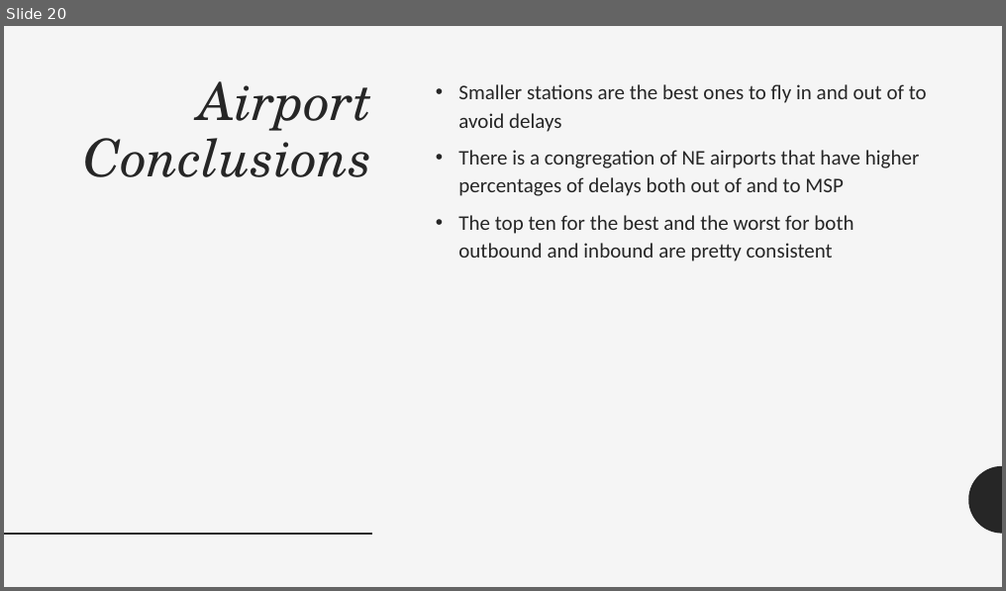
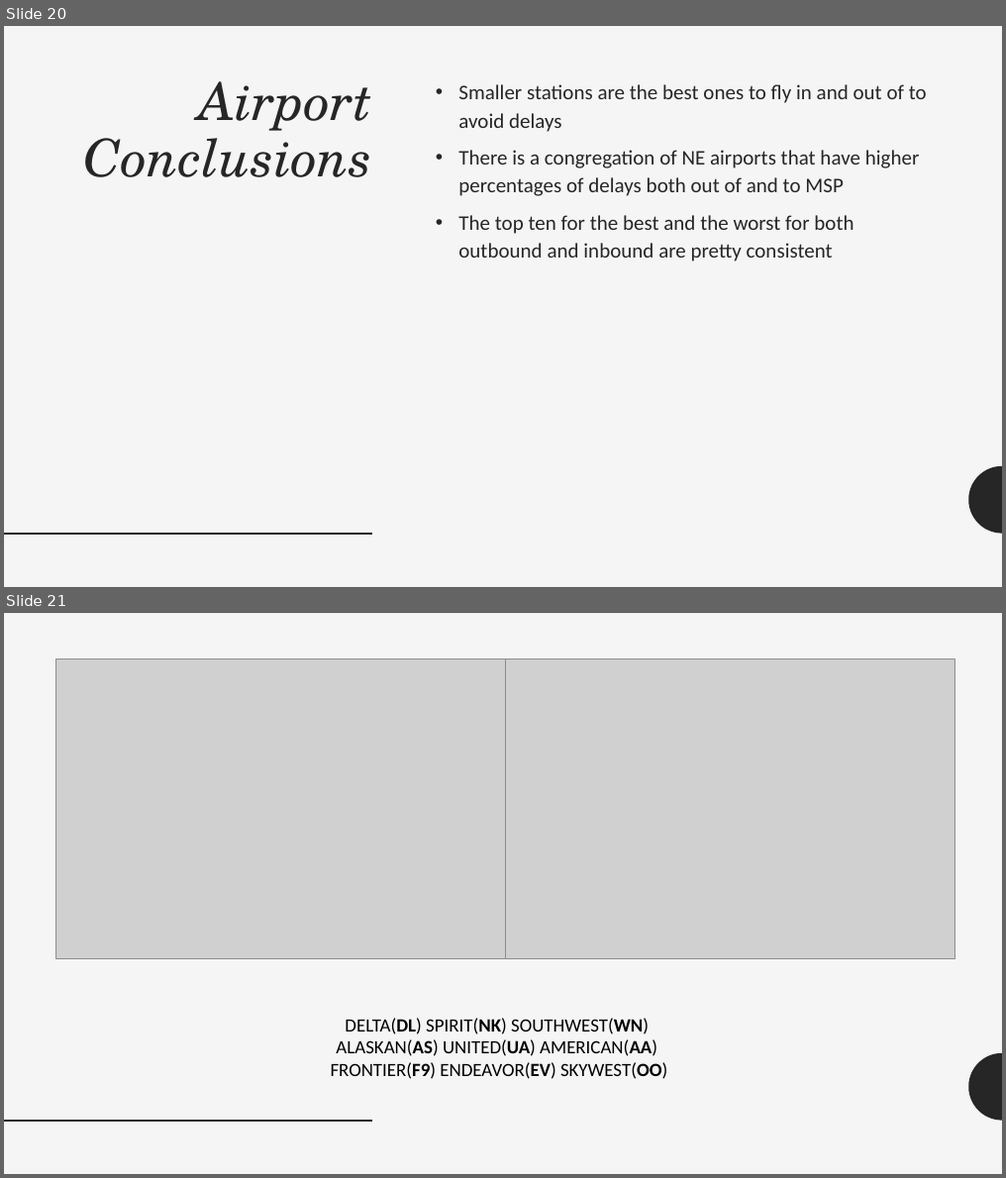
Before and after one commit to HWspam/Delorean, a slide deck: Delay Analysis Team Delorean.pptx. Shown one above the other, each under a label of ours: slide 20 before the commit, slides 20 and 21 after it. The pictures are 1006x591 and 1006x1178 pixels, drawn with LibreOffice and Linux fonts; fonts in the diff are those of the drawing; grey boxes stand for pictures. Boxes give left, top, right and bottom in pixels: in the first picture for what was removed or moved away, otherwise in the second. Text is boxed around its words. In the diff, an @@ line names an element or a change of style, - is before the commit and + after.

```diff
--- a/Delay Analysis Team Delorean.pptx
+++ b/Delay Analysis Team Delorean.pptx
@@ slide 21 added at [4,613,1002,1174], background #F5F5F5; not listed: 2 template elements that a slide beside it also shows @@
@@ picture added at [55,660,505,959] @@
@@ picture added at [506,660,954,959] @@
@@ text added at [331,1018,667,1079], 18 pt, text #000000 @@
+DELTA(DL) SPIRIT(NK) SOUTHWEST(WN)
+ALASKAN(AS) UNITED(UA) AMERICAN(AA)
+FRONTIER(F9) ENDEAVOR(EV) SKYWEST(OO)
```
Also in this commit, not shown: 1 slide changed, 1 slide removed.
